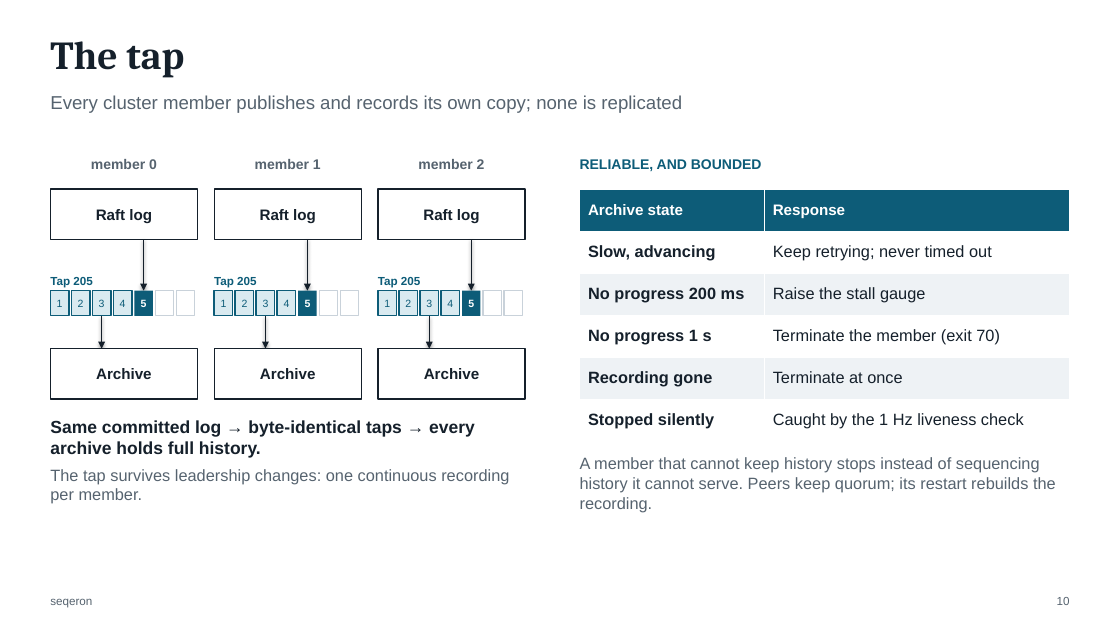
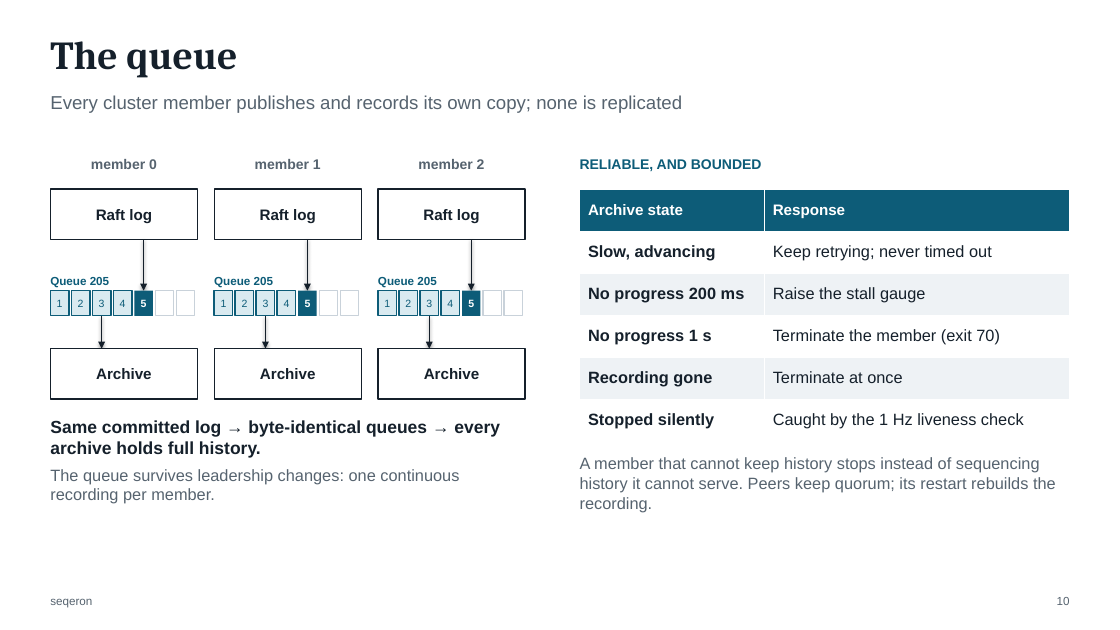
Before and after one commit to FredrikJDahlberg/seqeron, a slide deck: slide 10 of doc/presentation/seqeron-architecture.pptx. Drawn at 1120x630 pixels with LibreOffice and Linux fonts; fonts in the diff are those of the drawing. Boxes give left, top, right and bottom in pixels: in the first picture for what was removed or moved away, otherwise in the second. Text is boxed around its words. In the diff, an @@ line names an element or a change of style, - is before the commit and + after.

Commit message:
Rename the tap to the queue in the architecture deck
The deck follows the code: the queue, QueuePublisher, QueueRelay and
QUEUE_STALLED, with the glossary row moved to stay alphabetical. The log
drawn as a tape keeps its name. Where the deck used "queue" for replay
requests waiting on a slot, it now says they wait or are pending, as the
code does, and the three "Queue · aeron:ipc 205" labels are widened to stay
on one line.

```diff
--- a/doc/presentation/seqeron-architecture.pptx
+++ b/doc/presentation/seqeron-architecture.pptx
@@ title at (50, 41, 237, 78): text changed @@
-The tap
+The queue
@@ text at (50, 277, 109, 288): text changed @@
-Tap 205
+Queue 205
@@ text at (214, 277, 273, 288): text changed @@
-Tap 205
+Queue 205
@@ text at (378, 277, 436, 288): text changed @@
-Tap 205
+Queue 205
@@ text at (50, 420, 500, 504): text changed @@
-Same committed log → byte-identical taps → every archive holds full history.
-The tap survives leadership changes: one continuous recording per member.
+Same committed log → byte-identical queues → every archive holds full history.
+The queue survives leadership changes: one continuous recording per member.
```
Also in this commit, not shown: 31 other slides changed, 1 other file.
